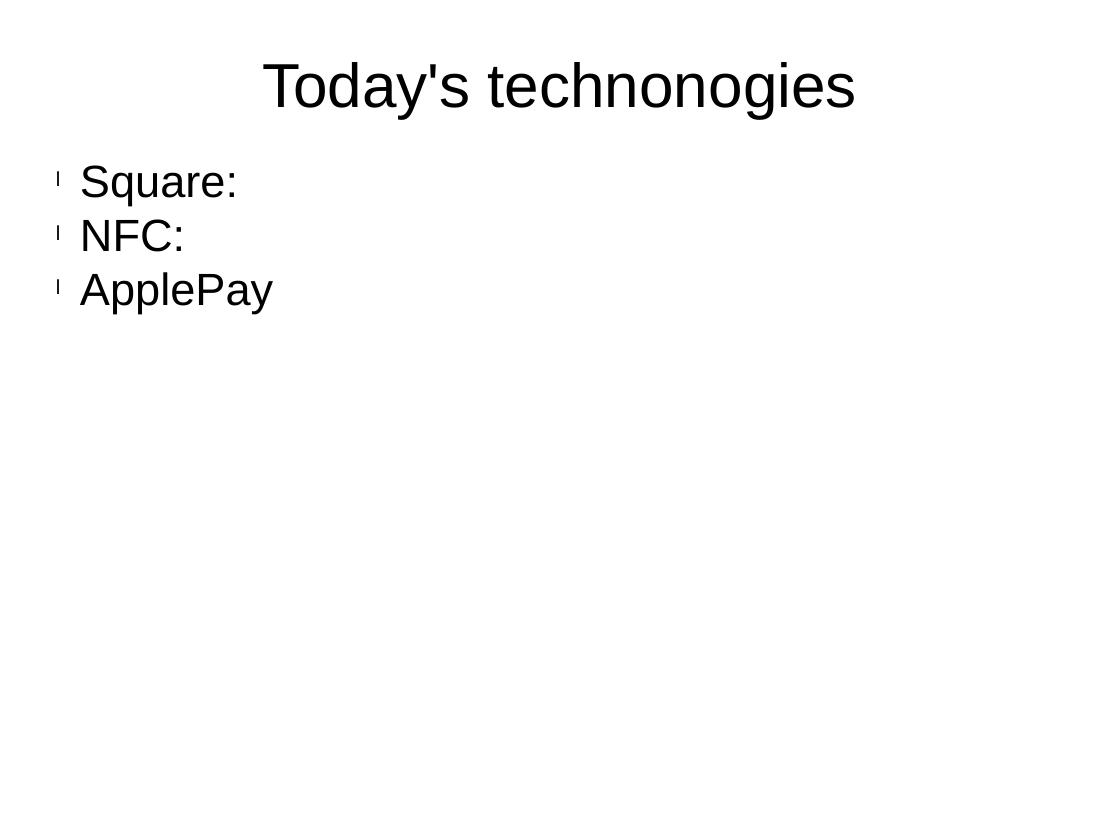
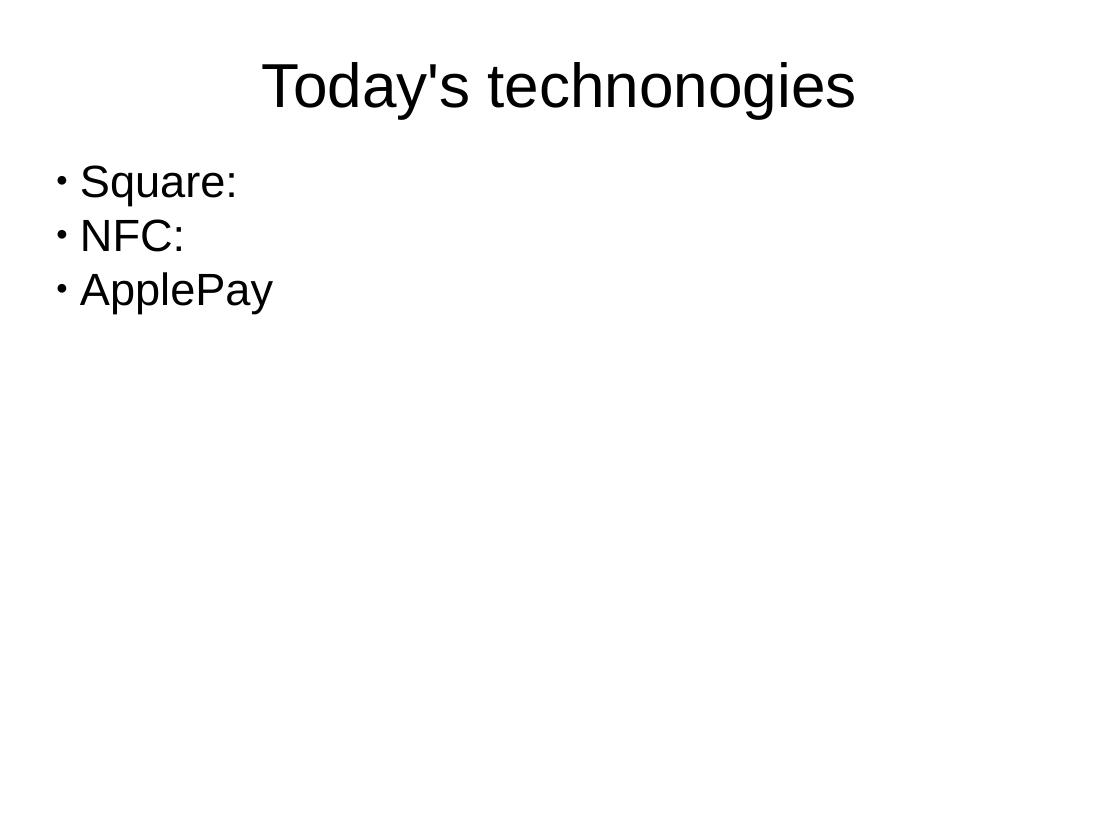
Before and after one commit to klonikar/klonikar.github.io, a slide deck: slide 6 of QuickMPay.pptx. Drawn at 1120x840 pixels with LibreOffice and Linux fonts; fonts in the diff are those of the drawing. Boxes give left, top, right and bottom in pixels: in the first picture for what was removed or moved away, otherwise in the second. Text is boxed around its words. In the diff, an @@ line names an element or a change of style, - is before the commit and + after.

```diff
--- a/QuickMPay.pptx
+++ b/QuickMPay.pptx
@@ text "Square:" at [80, 165, 273, 314]: bullet l to ● @@
```
Also in this commit, not shown: 6 other slides changed.
